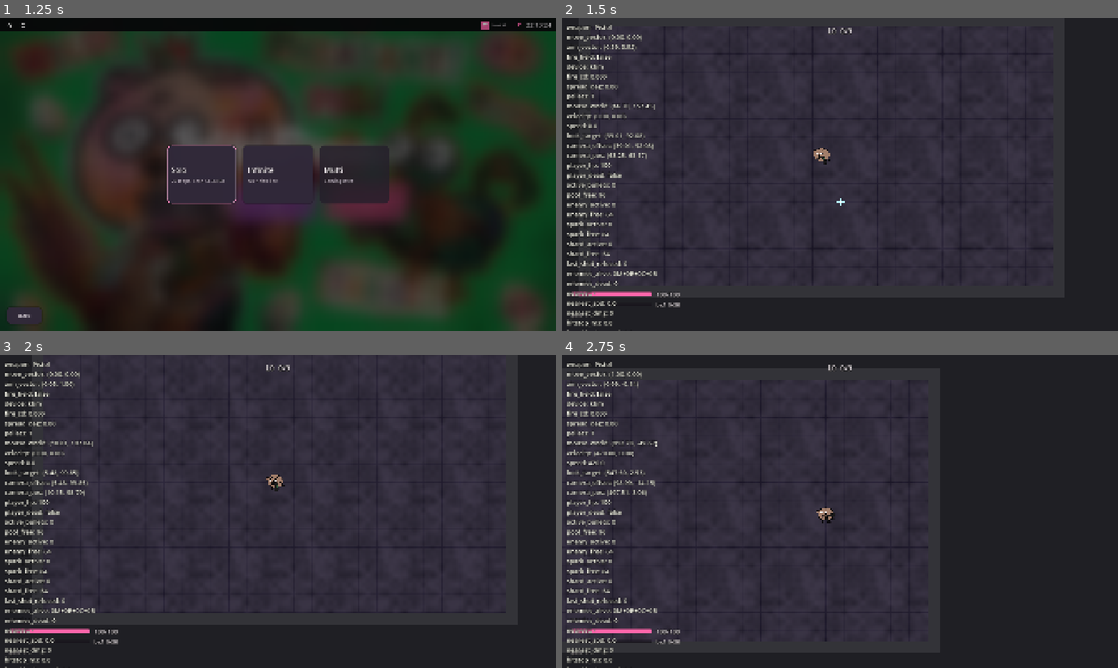
Above: before the commit, frames 1-4 (two rows, left to right).
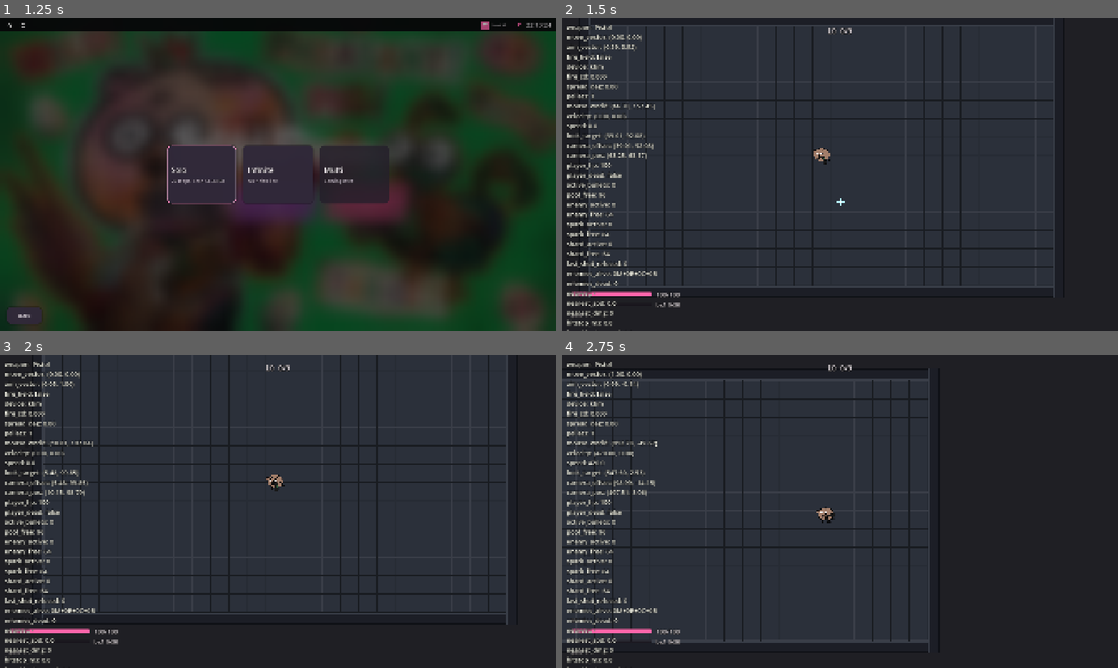
Above: after the commit, the same moments.

Repository: ZhiH2333/WPG
Game: Godot game, scene res://ui/main_menu.tscn
The game is run twice, just before and just after one commit, with the same random seed, the same clock (stepped at 60 frames per second) and the same inputs.
Inputs (mouse positions are in pixels of both pictures, inside the frame that each line leads up to):
- Up to frame 1 (1.25 s): click (278, 202) at 0.5 s
- Up to frame 2 (1.5 s): click (840, 202) at 1.25 s
- Up to frame 3 (2 s): no input
- Up to frame 4 (2.75 s): tap Enter (ui_accept) at 2, 2.27 s; move the mouse to (962, 495) at 2.02 s; hold D (move_right) from 2.03 s (still down); hold Space (dash) from 2.03 s (still down)

Frame 1 is identical in both runs. In frame 2, 2.3% of the frame differs, in the area x 3-91%, y 0-90%; in frame 3, 2.3%, in the area x 5-94%, y 0-87%; in frame 4, 2.2%.

Commit message:
:sparkles: new arena textures

Diff:
--- a/combat/death_shard.gd
+++ b/combat/death_shard.gd
@@ -5,7 +5,7 @@
 const LIFE_SEC: float = 0.28
 const FLY_SPEED: float = 220.0
 const SPIN_RAD_PER_SEC: float = 12.0
-const SHARD_COLOR := Color(0.50, 0.48, 0.50, 1)
+const SHARD_COLOR := Color(0.62, 0.46, 0.34, 1)
 
 var _pool: DeathShardPool
 var _age_sec: float = 0.0
--- a/combat/death_shard.tscn
+++ b/combat/death_shard.tscn
@@ -5,6 +5,10 @@
 [node name="DeathShard" type="Node2D"]
 script = ExtResource("1_shard")
 
+[node name="Outline" type="Polygon2D" parent="."]
+color = Color(0.16, 0.1, 0.07, 1)
+polygon = PackedVector2Array(11, 0, -5, -4, -5, 4)
+
 [node name="Visual" type="Polygon2D" parent="."]
-color = Color(0.5, 0.48, 0.5, 1)
+color = Color(0.62, 0.46, 0.34, 1)
 polygon = PackedVector2Array(8, 0, -4, -3, -4, 3)
--- a/sandbox/arena_floor.gd
+++ b/sandbox/arena_floor.gd
@@ -1,18 +1,19 @@
 extends Sprite2D
 class_name ArenaFloor
 
-## 铺满现有 Floor 范围的可平铺地砖。运行时生成一次 256×256 贴图，禁止 NoiseTexture2D 每帧重算。
-const TILE_PX: int = 256
+## 冷色大块石砖：和粉/橙角色拉开对比。无中频噪声，最近邻采样。亮度全场均匀，不要暗角。
+const TILE_PX: int = 64
+const GROUT_PX: int = 2
+const BEVEL_PX: int = 1
 const FLOOR_SIZE := Vector2(1600.0, 900.0)
-const GRID_PX: int = 32
-const BASE_COLOR := Color(0.20, 0.18, 0.24, 1)
-const NOISE_STRENGTH: float = 0.045
-const GRID_DARKEN: float = 0.06
+const GROUT_COLOR := Color(0.10, 0.11, 0.13, 1)
+const TILE_COLOR := Color(0.17, 0.19, 0.23, 1)
 
 func _ready() -> void:
 	z_index = -10
 	centered = true
 	position = Vector2.ZERO
+	texture_filter = TEXTURE_FILTER_NEAREST
 	texture_repeat = TEXTURE_REPEAT_ENABLED
 	region_enabled = true
 	region_rect = Rect2(Vector2.ZERO, FLOOR_SIZE)
@@ -26,44 +27,10 @@
 	return ImageTexture.create_from_image(image)
 
 func _pixel_color(x: int, y: int) -> Color:
-	var noise: float = _wrap_noise(x, y)
-	var shade: float = (noise - 0.5) * 2.0 * NOISE_STRENGTH
-	var color: Color = Color(
-		clampf(BASE_COLOR.r + shade, 0.0, 1.0),
-		clampf(BASE_COLOR.g + shade * 0.9, 0.0, 1.0),
-		clampf(BASE_COLOR.b + shade * 1.1, 0.0, 1.0),
-		1.0
-	)
-	if x % GRID_PX == 0 or y % GRID_PX == 0:
-		color.r = maxf(0.0, color.r - GRID_DARKEN)
-		color.g = maxf(0.0, color.g - GRID_DARKEN)
-		color.b = maxf(0.0, color.b - GRID_DARKEN * 0.8)
-	return color
-
-func _wrap_noise(x: int, y: int) -> float:
-	var n0: float = _value_noise(float(x) / 32.0, float(y) / 32.0, 8)
-	var n1: float = _value_noise(float(x) / 16.0, float(y) / 16.0, 16)
-	return n0 * 0.65 + n1 * 0.35
-
-func _value_noise(nx: float, ny: float, period: int) -> float:
-	var x0: int = int(floor(nx))
-	var y0: int = int(floor(ny))
-	var fx: float = _fade(nx - float(x0))
-	var fy: float = _fade(ny - float(y0))
-	var v00: float = _hash2(x0, y0, period)
-	var v10: float = _hash2(x0 + 1, y0, period)
-	var v01: float = _hash2(x0, y0 + 1, period)
-	var v11: float = _hash2(x0 + 1, y0 + 1, period)
-	var a: float = lerpf(v00, v10, fx)
-	var b: float = lerpf(v01, v11, fx)
-	return lerpf(a, b, fy)
-
-func _hash2(x: int, y: int, period: int) -> float:
-	var wx: int = posmod(x, period)
-	var wy: int = posmod(y, period)
-	var n: int = wx * 374761393 + wy * 668265263
-	n = (n ^ (n >> 13)) * 1274126177
-	return float(n & 0x7fffffff) / 2147483647.0
-
-func _fade(t: float) -> float:
-	return t * t * (3.0 - 2.0 * t)
+	if x < GROUT_PX or y < GROUT_PX:
+		return GROUT_COLOR
+	if x < GROUT_PX + BEVEL_PX or y < GROUT_PX + BEVEL_PX:
+		return TILE_COLOR.lightened(0.07)
+	if x >= TILE_PX - BEVEL_PX or y >= TILE_PX - BEVEL_PX:
+		return TILE_COLOR.darkened(0.08)
+	return TILE_COLOR
--- a/sandbox/combat_sandbox.tscn
+++ b/sandbox/combat_sandbox.tscn
@@ -36,6 +36,7 @@
 
 [node name="Floor" type="Sprite2D" parent="."]
 z_index = -10
+texture_filter = 1
 centered = true
 texture_repeat = 2
 region_enabled = true
@@ -53,8 +54,16 @@
 shape = SubResource("RectangleShape2D_hwall")
 
 [node name="Visual" type="Polygon2D" parent="Walls/WallTop"]
-color = Color(0.2, 0.2, 0.22, 1)
+color = Color(0.11, 0.12, 0.15, 1)
 polygon = PackedVector2Array(-840, -20, 840, -20, 840, 20, -840, 20)
+
+[node name="EdgeShadow" type="Polygon2D" parent="Walls/WallTop"]
+color = Color(0.06, 0.07, 0.09, 1)
+polygon = PackedVector2Array(-840, -20, 840, -20, 840, -14, -840, -14)
+
+[node name="EdgeHighlight" type="Polygon2D" parent="Walls/WallTop"]
+color = Color(0.22, 0.24, 0.28, 1)
+polygon = PackedVector2Array(-840, 14, 840, 14, 840, 20, -840, 20)
 
 [node name="WallBottom" type="StaticBody2D" parent="Walls"]
 position = Vector2(0, 470)
@@ -65,8 +74,16 @@
 shape = SubResource("RectangleShape2D_hwall")
 
 [node name="Visual" type="Polygon2D" parent="Walls/WallBottom"]
-color = Color(0.2, 0.2, 0.22, 1)
+color = Color(0.11, 0.12, 0.15, 1)
 polygon = PackedVector2Array(-840, -20, 840, -20, 840, 20, -840, 20)
+
+[node name="EdgeHighlight" type="Polygon2D" parent="Walls/WallBottom"]
+color = Color(0.22, 0.24, 0.28, 1)
+polygon = PackedVector2Array(-840, -20, 840, -20, 840, -14, -840, -14)
+
+[node name="EdgeShadow" type="Polygon2D" parent="Walls/WallBottom"]
+color = Color(0.06, 0.07, 0.09, 1)
+polygon = PackedVector2Array(-840, 14, 840, 14, 840, 20, -840, 20)
 
 [node name="WallLeft" type="StaticBody2D" parent="Walls"]
 position = Vector2(-820, 0)
@@ -77,8 +94,16 @@
 shape = SubResource("RectangleShape2D_vwall")
 
 [node name="Visual" type="Polygon2D" parent="Walls/WallLeft"]
-color = Color(0.2, 0.2, 0.22, 1)
+color = Color(0.11, 0.12, 0.15, 1)
 polygon = PackedVector2Array(-20, -490, 20, -490, 20, 490, -20, 490)
+
+[node name="EdgeShadow" type="Polygon2D" parent="Walls/WallLeft"]
+color = Color(0.06, 0.07, 0.09, 1)
+polygon = PackedVector2Array(-20, -490, -14, -490, -14, 490, -20, 490)
+
+[node name="EdgeHighlight" type="Polygon2D" parent="Walls/WallLeft"]
+color = Color(0.22, 0.24, 0.28, 1)
+polygon = PackedVector2Array(14, -490, 20, -490, 20, 490, 14, 490)
 
 [node name="WallRight" type="StaticBody2D" parent="Walls"]
 position = Vector2(820, 0)
@@ -89,8 +114,16 @@
 shape = SubResource("RectangleShape2D_vwall")
 
 [node name="Visual" type="Polygon2D" parent="Walls/WallRight"]
-color = Color(0.2, 0.2, 0.22, 1)
+color = Color(0.11, 0.12, 0.15, 1)
 polygon = PackedVector2Array(-20, -490, 20, -490, 20, 490, -20, 490)
+
+[node name="EdgeHighlight" type="Polygon2D" parent="Walls/WallRight"]
+color = Color(0.22, 0.24, 0.28, 1)
+polygon = PackedVector2Array(-20, -490, -14, -490, -14, 490, -20, 490)
+
+[node name="EdgeShadow" type="Polygon2D" parent="Walls/WallRight"]
+color = Color(0.06, 0.07, 0.09, 1)
+polygon = PackedVector2Array(14, -490, 20, -490, 20, 490, 14, 490)
 
 [node name="Enemies" type="Node2D" parent="."]
 
